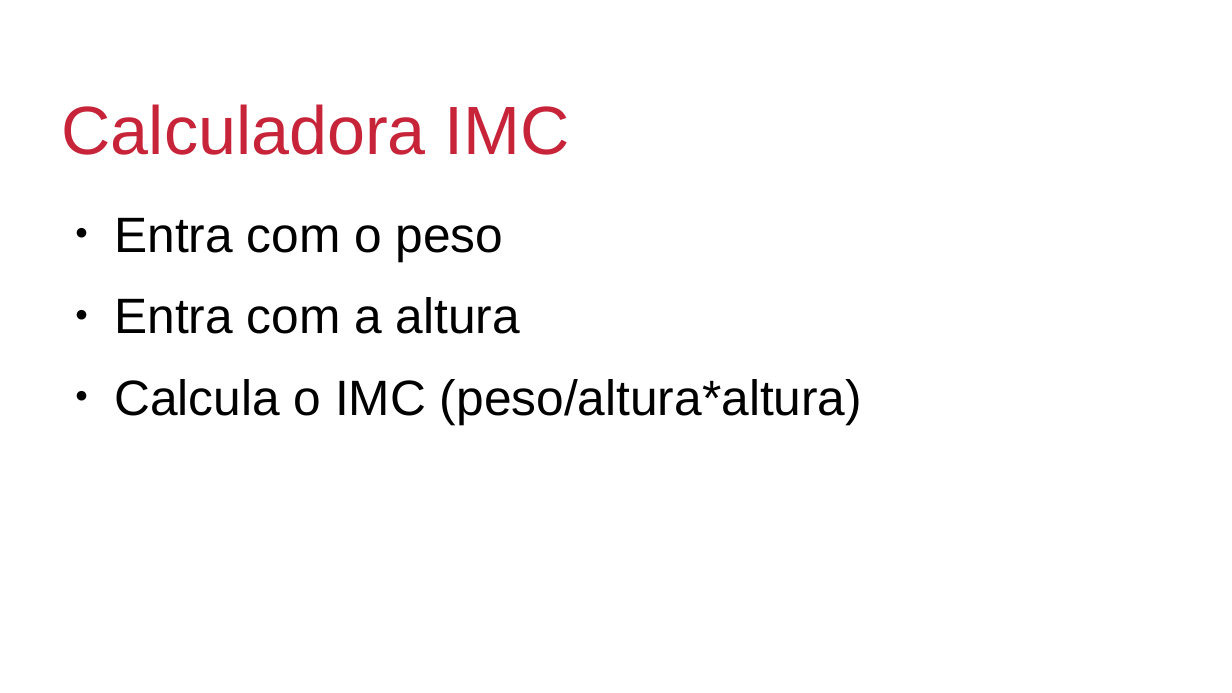
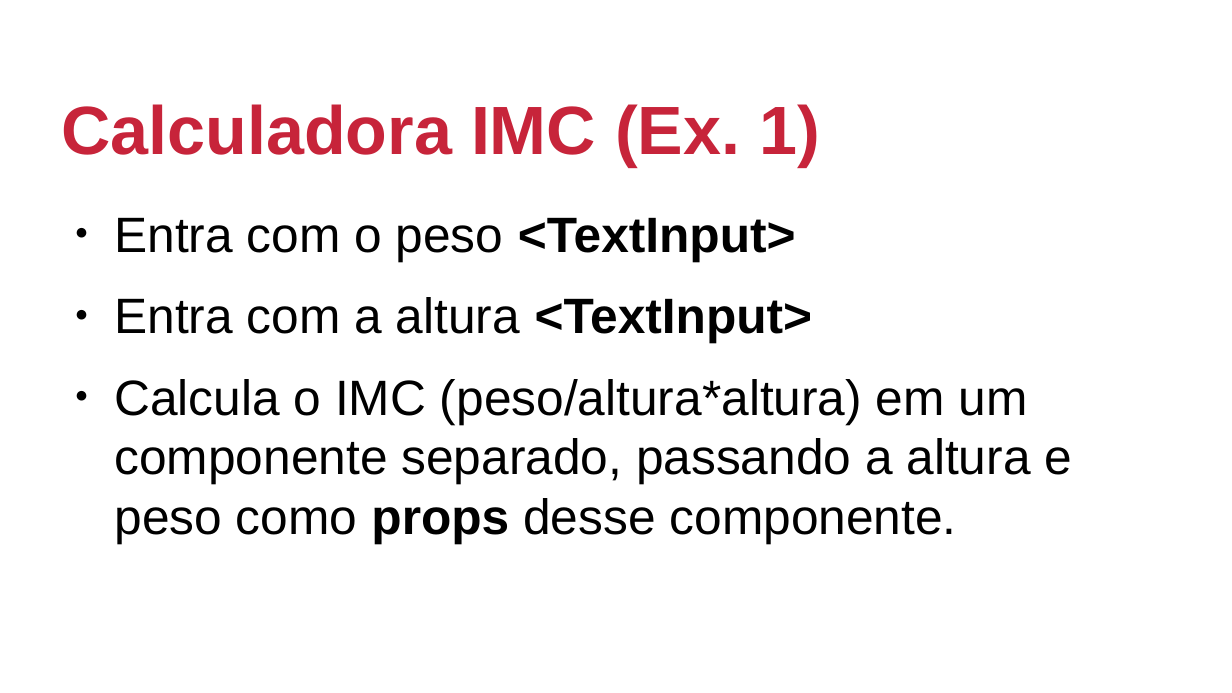
Before and after one commit to johnmagt/PIDM-2019_2, a slide deck: slide 4 of SLIDES/aula02.odp (slide 3 before the commit). Drawn at 1232x693 pixels with LibreOffice and Linux fonts; fonts in the diff are those of the drawing; background and template pictures are left out. Boxes give left, top, right and bottom in pixels: in the first picture for what was removed or moved away, otherwise in the second. Text is boxed around its words. In the diff, an @@ line names an element or a change of style, - is before the commit and + after.

```diff
--- a/SLIDES/aula02.odp
+++ b/SLIDES/aula02.odp
@@ title at [62,104,820,166]: text changed; bold on @@
-Calculadora IMC
+Calculadora IMC (Ex. 1)
@@ text at [114,217,1073,543]: text changed @@
-● Entra com o peso
-● Entra com a altura
-● Calcula o IMC (peso/altura*altura)
+● Entra com o peso <TextInput>
+● Entra com a altura <TextInput>
+● Calcula o IMC (peso/altura*altura) em um componente separado, passando a altura e peso como props desse componente.
```
Also in this commit, not shown: 16 other slides changed, 7 slides added, 5 other files.
